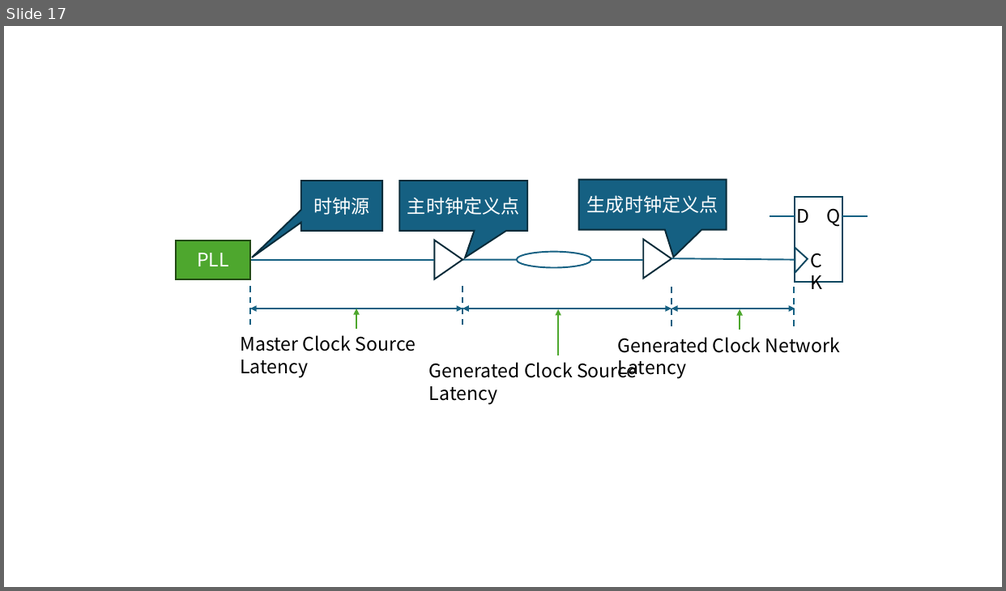
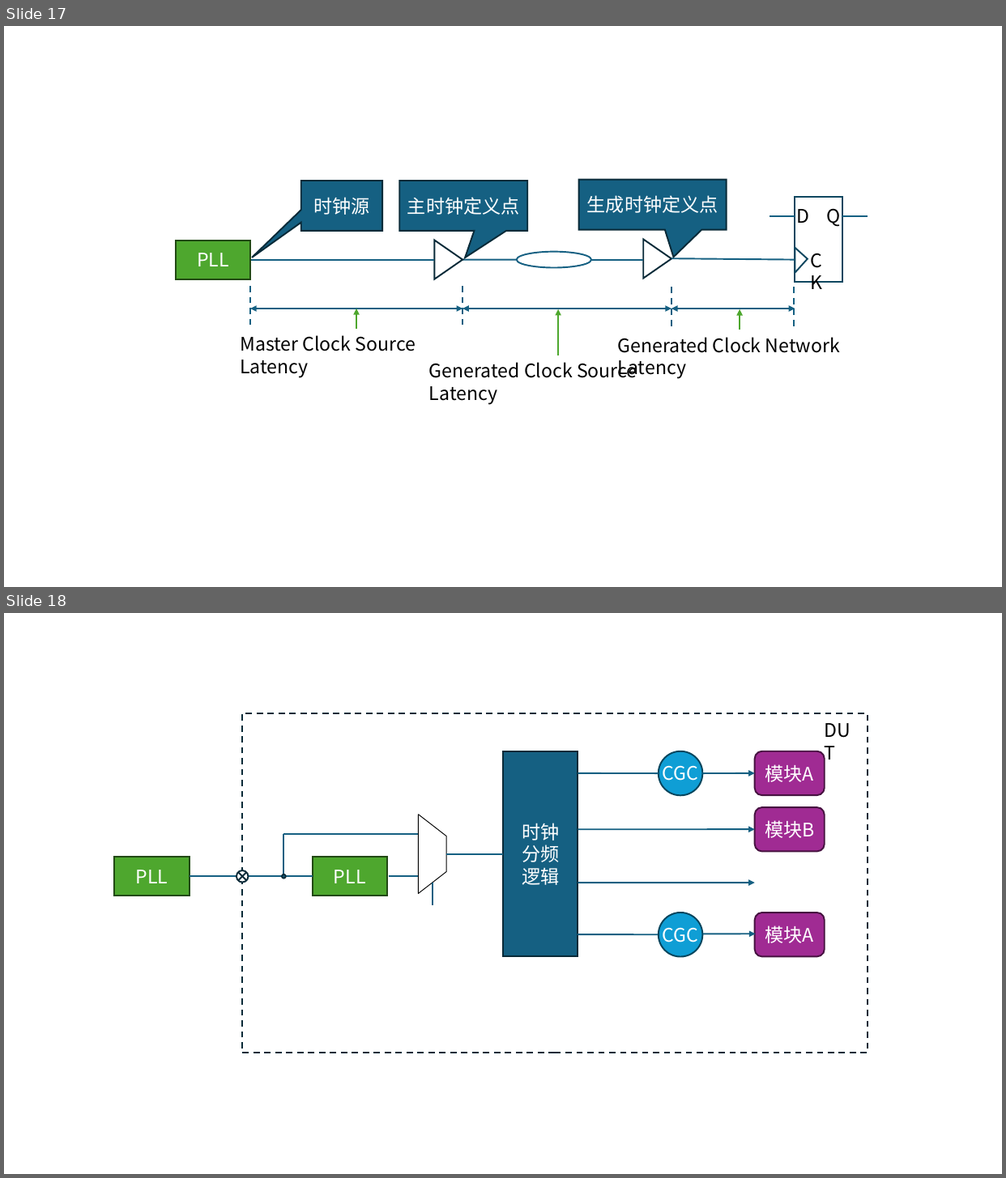
Before and after one commit to Verdvana/Verdvana.github.io, a slide deck: _posts/静态时序分析笔记/静态时序分析笔记pptx.pptx. Shown one above the other, each under a label of ours: slide 17 before the commit, slides 17 and 18 after it. The pictures are 1006x591 and 1006x1178 pixels, drawn with LibreOffice and Linux fonts; fonts in the diff are those of the drawing. Boxes give left, top, right and bottom in pixels: in the first picture for what was removed or moved away, otherwise in the second. Text is boxed around its words. In the diff, an @@ line names an element or a change of style, - is before the commit and + after.

Commit message:
静态时序分析笔记

```diff
--- a/_posts/静态时序分析笔记/静态时序分析笔记pptx.pptx
+++ b/_posts/静态时序分析笔记/静态时序分析笔记pptx.pptx
@@ slide 18 added at (x1=4, y1=613, x2=1002, y2=1174), background #FFFFFF @@
@@ rectangle added at (x1=242, y1=713, x2=867, y2=1053), outline #092A39 1.5 pt dashed @@
@@ text added at (x1=817, y1=715, x2=868, y2=745), 18 pt, text #000000 @@
+DUT
@@ rectangle added at (x1=503, y1=752, x2=578, y2=957), fill #156082, outline #092A39 1.5 pt, 18 pt, text #FFFFFF @@
+时钟
+分频
+逻辑
@@ ellipse added at (x1=658, y1=752, x2=702, y2=796), fill #0F9ED5, outline #07455D 1.5 pt @@
@@ rounded rectangle added at (x1=755, y1=752, x2=825, y2=796), fill #A02B93, outline #461340 1.5 pt, 18 pt, text #FFFFFF @@
+模块A
@@ line added from (578, 773) to (658, 773), #156082 1.5 pt @@
@@ text added at (x1=663, y1=760, x2=699, y2=781), 18 pt, text #FFFFFF @@
+CGC
@@ arrow added from (702, 773) to (755, 773), #156082 1.5 pt @@
@@ trapezoid added at (x1=418, y1=815, x2=446, y2=894), outline #000000 0.75 pt @@
@@ arrow added from (578, 829) to (755, 829), #156082 1.5 pt @@
@@ rounded rectangle added at (x1=755, y1=807, x2=825, y2=852), fill #A02B93, outline #461340 1.5 pt, 18 pt, text #FFFFFF @@
+模块B
@@ line added from (284, 835) to (419, 835), #156082 1.5 pt @@
@@ line added from (284, 835) to (284, 875), #156082 1.5 pt @@
@@ line added from (446, 854) to (503, 854), #156082 1.5 pt @@
@@ rectangle added at (x1=115, y1=857, x2=189, y2=896), fill #4EA72E, outline #224914 1.5 pt, 18 pt, text #FFFFFF @@
+PLL
@@ line added from (189, 876) to (313, 876), #156082 1.5 pt @@
@@ flow chart summing junction added at (x1=236, y1=871, x2=249, y2=883), fill #FFFFFF, outline #092A39 1.5 pt @@
@@ ellipse added at (x1=282, y1=875, x2=286, y2=879), fill #156082, outline #092A39 1.5 pt @@
@@ rectangle added at (x1=313, y1=857, x2=387, y2=896), fill #4EA72E, outline #224914 1.5 pt, 18 pt, text #FFFFFF @@
+PLL
@@ line added from (389, 876) to (419, 876), #156082 1.5 pt @@
@@ line added from (432, 905) to (432, 883), #156082 1.5 pt @@
@@ arrow added from (578, 884) to (755, 883), #156082 1.5 pt @@
@@ ellipse added at (x1=658, y1=913, x2=702, y2=956), fill #0F9ED5, outline #07455D 1.5 pt @@
@@ text added at (x1=663, y1=922, x2=699, y2=943), 18 pt, text #FFFFFF @@
+CGC
@@ rounded rectangle added at (x1=755, y1=914, x2=825, y2=957), fill #A02B93, outline #461340 1.5 pt, 18 pt, text #FFFFFF @@
+模块A
@@ line added from (577, 935) to (658, 935), #156082 1.5 pt @@
@@ arrow added from (703, 934) to (756, 934), #156082 1.5 pt @@
```
